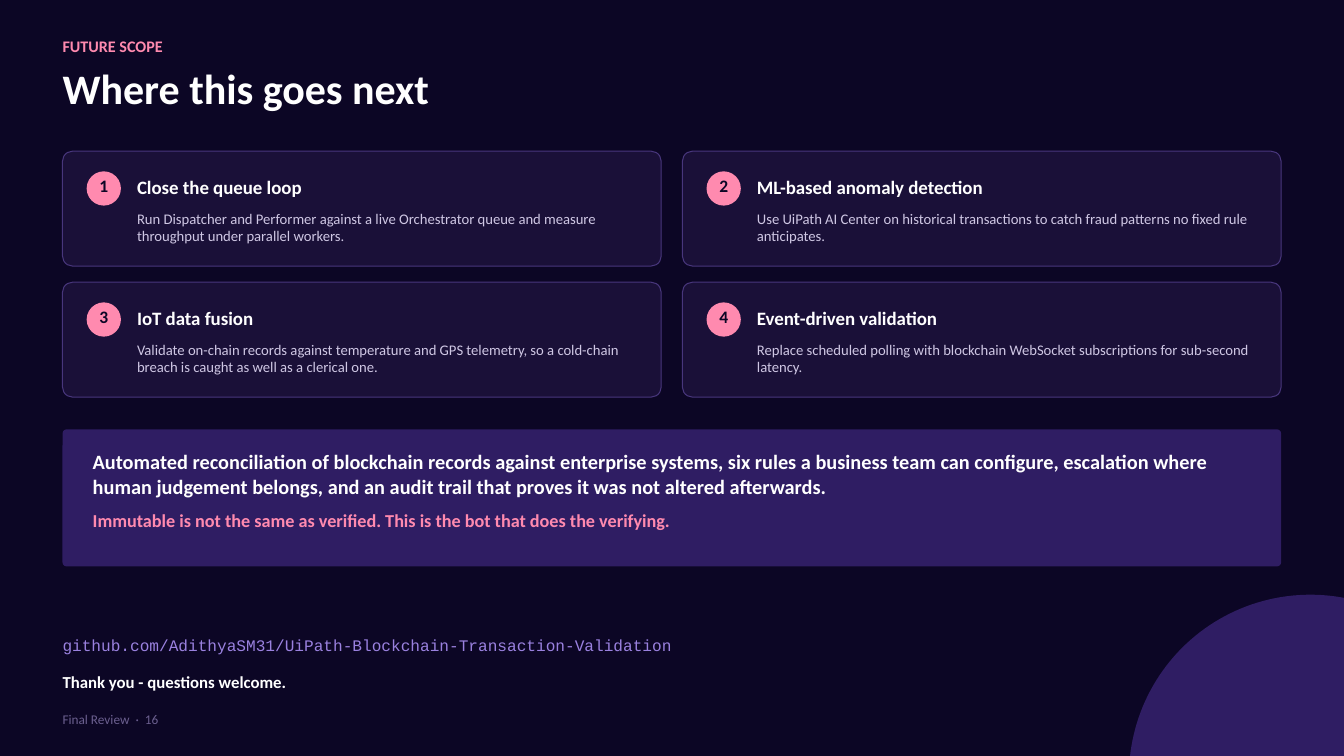
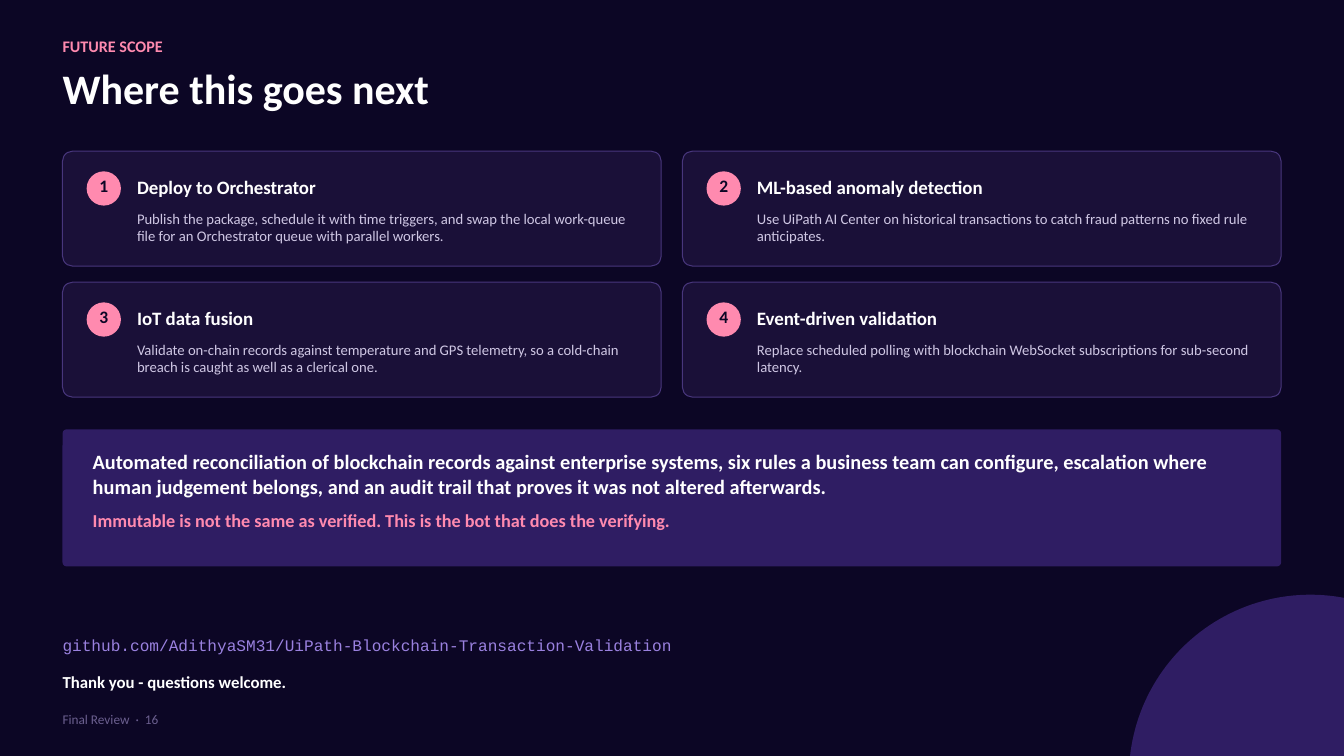
Before and after one commit to AdithyaSM31/UiPath-Blockchain-Transaction-Validation, a slide deck: slide 16 of RPA Project Final Review.pptx. Drawn at 1344x756 pixels with LibreOffice and Linux fonts; fonts in the diff are those of the drawing. Boxes give left, top, right and bottom in pixels: in the first picture for what was removed or moved away, otherwise in the second. Text is boxed around its words. In the diff, an @@ line names an element or a change of style, - is before the commit and + after.

```diff
--- a/RPA Project Final Review.pptx
+++ b/RPA Project Final Review.pptx
@@ text at (x1=137, y1=180, x2=316, y2=197): text changed @@
-Close the queue loop
+Deploy to Orchestrator
@@ text at (x1=137, y1=214, x2=625, y2=244): text changed @@
-Run Dispatcher and Performer against a live Orchestrator queue and measure throughput under parallel workers.
+Publish the package, schedule it with time triggers, and swap the local work-queue file for an Orchestrator queue with parallel workers.
```
Also in this commit, not shown: 5 other slides changed, 12 other files.
